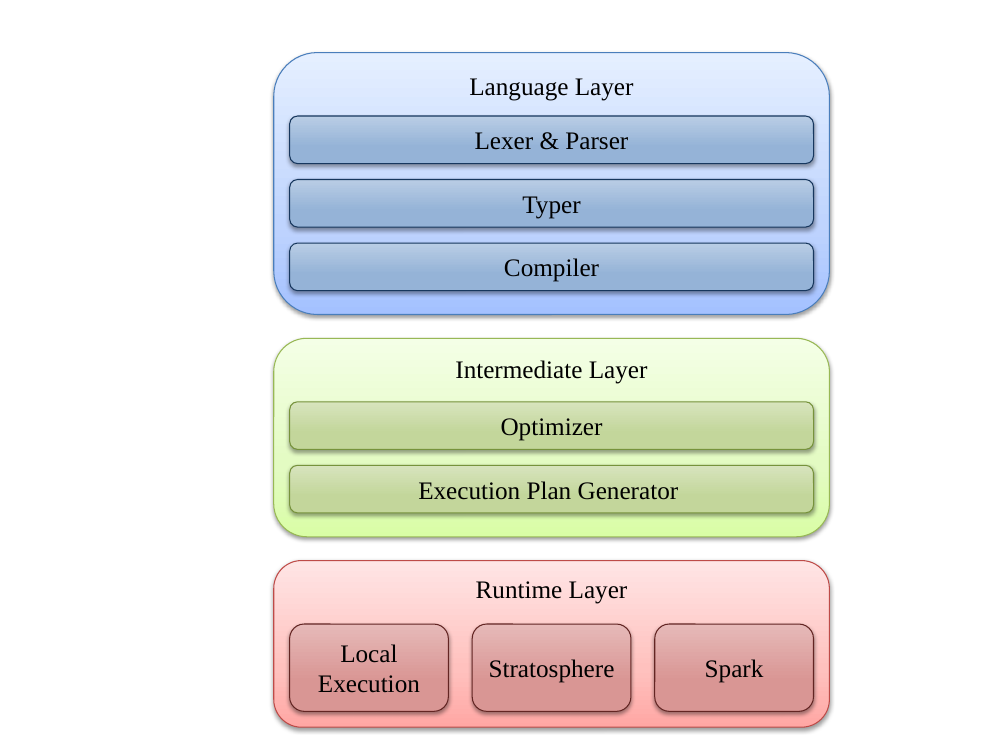
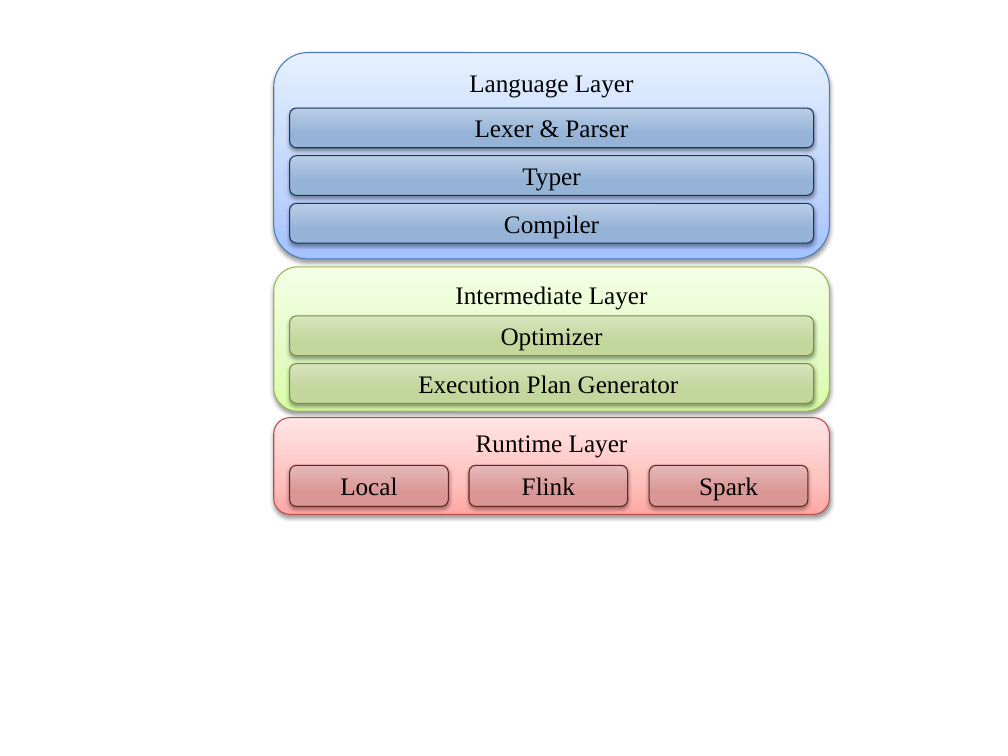
Before and after one commit to tillrohrmann/gilbert-paper, a slide deck: slide 1 of paper/images/systemArchitecture.pptx. Drawn at 1008x756 pixels with LibreOffice and Linux fonts; fonts in the diff are those of the drawing. Boxes give left, top, right and bottom in pixels: in the first picture for what was removed or moved away, otherwise in the second. Text is boxed around its words. In the diff, an @@ line names an element or a change of style, - is before the commit and + after.

```diff
--- a/paper/images/systemArchitecture.pptx
+++ b/paper/images/systemArchitecture.pptx
@@ rounded rectangle "Language Layer": place and size @@
-rounded rectangle "Language Layer" at box(274, 52, 830, 314)
+rounded rectangle "Language Layer" at box(274, 52, 830, 259)
@@ rounded rectangle "Lexer & Parser": place and size @@
-rounded rectangle "Lexer & Parser" at box(289, 116, 813, 163)
+rounded rectangle "Lexer & Parser" at box(289, 108, 813, 147)
@@ rounded rectangle "Typer": place and size @@
-rounded rectangle "Typer" at box(289, 179, 813, 227)
+rounded rectangle "Typer" at box(289, 156, 813, 196)
@@ rounded rectangle "Compiler": place and size @@
-rounded rectangle "Compiler" at box(289, 243, 813, 290)
+rounded rectangle "Compiler" at box(289, 204, 813, 243)
@@ rounded rectangle "Intermediate Layer": place and size @@
-rounded rectangle "Intermediate Layer" at box(274, 339, 830, 537)
+rounded rectangle "Intermediate Layer" at box(274, 267, 830, 411)
@@ rounded rectangle "Optimizer": place and size @@
-rounded rectangle "Optimizer" at box(289, 402, 813, 450)
+rounded rectangle "Optimizer" at box(289, 316, 813, 355)
@@ rounded rectangle "Execution Plan Generator": place and size @@
-rounded rectangle "Execution Plan Generator" at box(289, 466, 813, 513)
+rounded rectangle "Execution Plan Generator" at box(289, 364, 813, 403)
@@ rounded rectangle "Runtime Layer": place and size @@
-rounded rectangle "Runtime Layer" at box(274, 560, 830, 727)
+rounded rectangle "Runtime Layer" at box(274, 417, 830, 514)
@@ rounded rectangle "Local": place and size @@
-rounded rectangle "Local" at box(289, 624, 448, 712)
+rounded rectangle "Local" at box(289, 466, 448, 507)
@@ text in rounded rectangle at box(340, 477, 397, 496): text changed @@
-Local Execution
+Local
@@ rounded rectangle added at box(469, 466, 627, 507), fill gradient #D99694 to #E6B9B8, outline #632523 0.75 pt, 18 pt, text #000000 @@
+Flink
@@ rounded rectangle "Spark": place and size @@
-rounded rectangle "Spark" at box(655, 624, 813, 712)
+rounded rectangle "Spark" at box(649, 466, 807, 507)
@@ rounded rectangle removed at box(473, 624, 631, 712) @@
-Stratosphere
```
Also in this commit, not shown: 9 other files.
